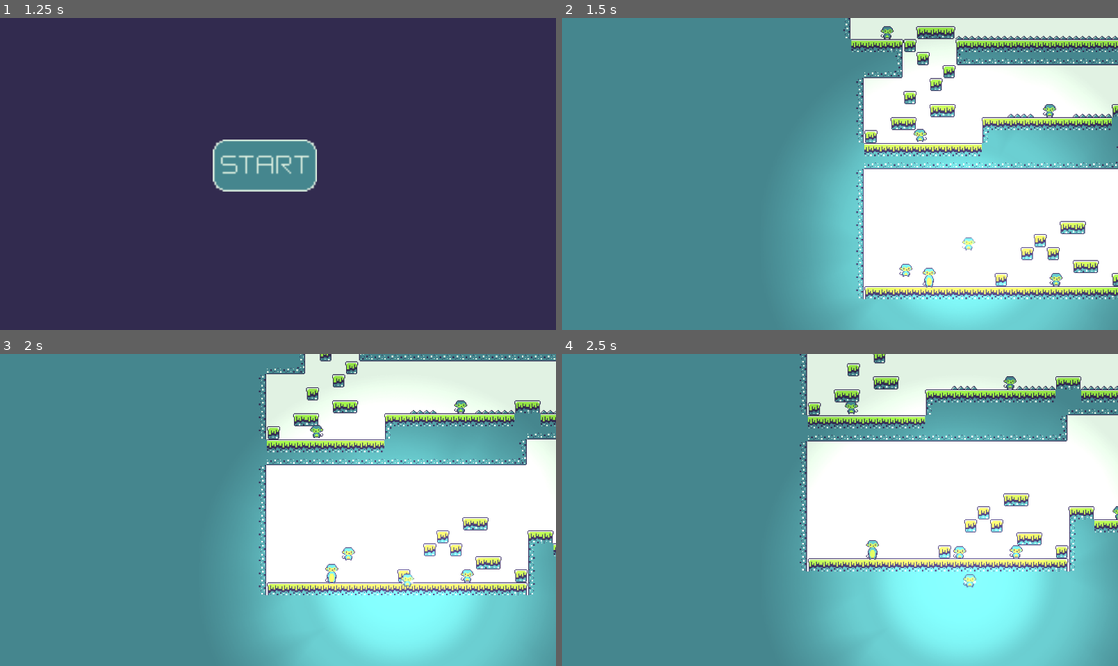
Above: before the commit, frames 1-4 (two rows, left to right).
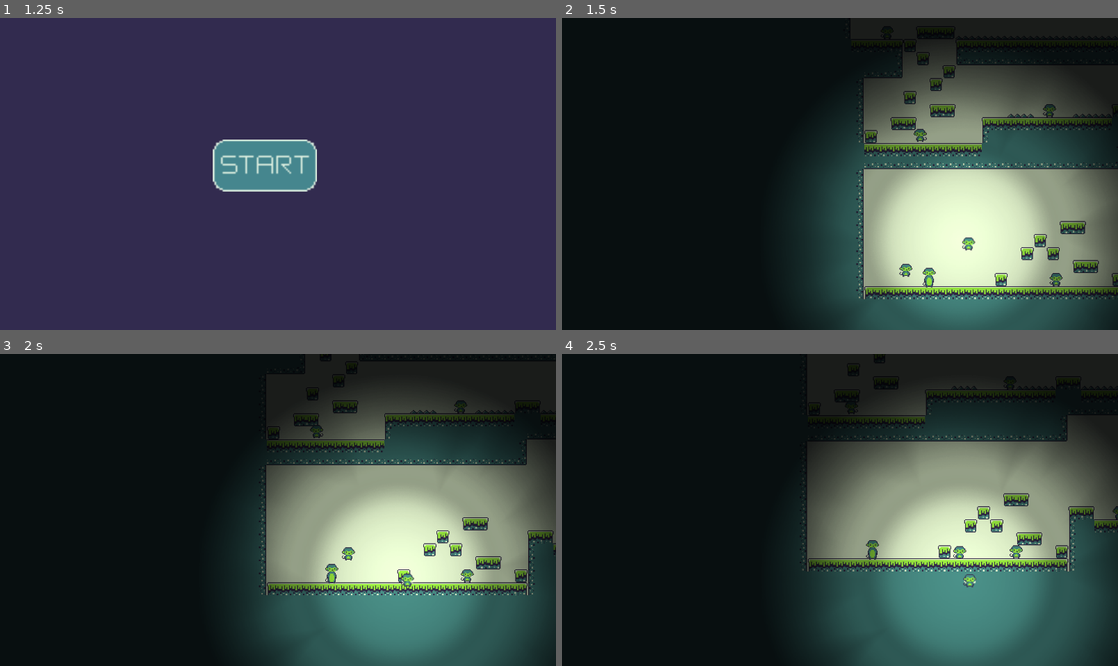
Above: after the commit, the same moments.

Repository: StrayEddy/Jimbos
Game: Godot game, scene res://Menu.tscn
Same seed, same stepped clock (60 frames per second), same inputs: the game is played once before the commit and once after it.
Inputs (mouse positions are in pixels of both pictures, inside the frame that each line leads up to):
- Up to frame 1 (1.25 s): click (266, 164) at 0.5 s
- Up to frame 2 (1.5 s): tap Enter (ui_accept) at 1.25 s; hold D (p1_ui_right) from 1.28 s (still down); tap W (p1_ui_a) at 1.35 s
- Up to frame 3 (2 s): keep holding D (p1_ui_right); tap Enter (ui_accept) at 1.52 s
- Up to frame 4 (2.5 s): keep holding D (p1_ui_right); tap S (p1_ui_b) at 2.1 s; tap Enter (ui_accept) at 2.27 s

Frame 1 is identical in both runs. In frame 2, 100% of the frame differs, in the area x 0-100%, y 0-100%; in frame 3, 100%; in frame 4, 100%.

Commit message:
Add unlockable platform that is activated by lever

Diff:
--- a/Level1.tscn
+++ b/Level1.tscn
@@ -1,16 +1,16 @@
-[gd_scene load_steps=6 format=2]
+[gd_scene load_steps=7 format=2]
 
 [ext_resource path="res://TileSet.tres" type="TileSet" id=1]
 [ext_resource path="res://MovingPlatform.tscn" type="PackedScene" id=2]
 [ext_resource path="res://Lever.tscn" type="PackedScene" id=3]
 [ext_resource path="res://Door.tscn" type="PackedScene" id=4]
 [ext_resource path="res://Enemy.tscn" type="PackedScene" id=5]
+[ext_resource path="res://UnlockablePlatform.tscn" type="PackedScene" id=6]
 
 [node name="Level1" type="Node2D"]
 position = Vector2( 1, 0 )
 
 [node name="CanvasModulate" type="CanvasModulate" parent="."]
-visible = false
 position = Vector2( -1, 1 )
 color = Color( 0.117647, 0.117647, 0.117647, 1 )
 
@@ -87,6 +87,12 @@
 
 [node name="Unlocked Platforms" type="Node2D" parent="."]
 
+[node name="UnlockablePlatform" parent="Unlocked Platforms" instance=ExtResource( 6 )]
+position = Vector2( 2159, 272 )
+
+[node name="UnlockablePlatform2" parent="Unlocked Platforms" instance=ExtResource( 6 )]
+position = Vector2( 1951, 272 )
+
 [node name="Lever" parent="." instance=ExtResource( 3 )]
 position = Vector2( 847, -400 )
 
--- a/Lever.gd
+++ b/Lever.gd
@@ -1,4 +1,6 @@
 extends Area2D
+
+signal activate
 
 var camera
 
@@ -12,5 +14,6 @@
 			activate()
 
 func activate():
+	emit_signal("activate")
 	$AnimatedSprite.play("activate")
 	camera.big_shake()
--- a/Lever.tscn
+++ b/Lever.tscn
@@ -3,38 +3,40 @@
 [ext_resource path="res://Lever.gd" type="Script" id=1]
 [ext_resource path="res://assets/Level/tileset.png" type="Texture" id=2]
 
-[sub_resource type="AtlasTexture" id=3]
+[sub_resource type="AtlasTexture" id=1]
 atlas = ExtResource( 2 )
 region = Rect2( 80, 144, 16, 16 )
 
-[sub_resource type="AtlasTexture" id=4]
+[sub_resource type="AtlasTexture" id=2]
 atlas = ExtResource( 2 )
 region = Rect2( 96, 144, 16, 16 )
 
-[sub_resource type="SpriteFrames" id=1]
+[sub_resource type="SpriteFrames" id=3]
 animations = [ {
-"frames": [ SubResource( 3 ) ],
+"frames": [ SubResource( 1 ) ],
 "loop": true,
 "name": "idle",
 "speed": 5.0
 }, {
-"frames": [ SubResource( 4 ) ],
+"frames": [ SubResource( 2 ) ],
 "loop": true,
 "name": "activate",
 "speed": 5.0
 } ]
 
-[sub_resource type="RectangleShape2D" id=2]
+[sub_resource type="RectangleShape2D" id=4]
 extents = Vector2( 3, 8 )
 
-[node name="Lever" type="Area2D"]
+[node name="Lever" type="Area2D" groups=[
+"Lever",
+]]
 scale = Vector2( 2, 2 )
 script = ExtResource( 1 )
 
 [node name="AnimatedSprite" type="AnimatedSprite" parent="."]
-frames = SubResource( 1 )
+frames = SubResource( 3 )
 animation = "idle"
 
 [node name="CollisionShape2D" type="CollisionShape2D" parent="."]
-shape = SubResource( 2 )
+shape = SubResource( 4 )
 [connection signal="body_entered" from="." to="." method="_on_Lever_body_entered"]
--- /dev/null
+++ b/UnlockablePlatform.gd
@@ -0,0 +1,14 @@
+extends StaticBody2D
+
+var lever
+
+# Called when the node enters the scene tree for the first time.
+func _ready():
+	lever = get_tree().get_nodes_in_group("Lever")[0]
+	lever.connect("activate", self, "unlock")
+	modulate = Color(1,1,1,0.3)
+
+func unlock():
+	modulate = Color(1,1,1,1)
+	collision_layer = 3
+	collision_mask = 3
--- /dev/null
+++ b/UnlockablePlatform.tscn
@@ -0,0 +1,62 @@
+[gd_scene load_steps=8 format=2]
+
+[ext_resource path="res://assets/Level/tileset.png" type="Texture" id=1]
+[ext_resource path="res://UnlockablePlatform.gd" type="Script" id=2]
+
+[sub_resource type="AtlasTexture" id=1]
+atlas = ExtResource( 1 )
+region = Rect2( 48, 0, 16, 16 )
+
+[sub_resource type="AtlasTexture" id=2]
+atlas = ExtResource( 1 )
+region = Rect2( 80, 0, 16, 16 )
+
+[sub_resource type="AtlasTexture" id=3]
+atlas = ExtResource( 1 )
+region = Rect2( 64, 0, 16, 16 )
+
+[sub_resource type="SpriteFrames" id=4]
+animations = [ {
+"frames": [ SubResource( 1 ) ],
+"loop": true,
+"name": "left",
+"speed": 5.0
+}, {
+"frames": [ SubResource( 2 ) ],
+"loop": true,
+"name": "right",
+"speed": 5.0
+}, {
+"frames": [ SubResource( 3 ) ],
+"loop": true,
+"name": "middle",
+"speed": 5.0
+} ]
+
+[sub_resource type="RectangleShape2D" id=5]
+extents = Vector2( 24, 8 )
+
+[node name="UnlockablePlatform" type="StaticBody2D"]
+modulate = Color( 1, 1, 1, 0.392157 )
+scale = Vector2( 2, 2 )
+collision_layer = 2147483648
+collision_mask = 0
+script = ExtResource( 2 )
+
+[node name="AnimatedSprite" type="AnimatedSprite" parent="."]
+position = Vector2( -16, 0 )
+frames = SubResource( 4 )
+animation = "left"
+
+[node name="AnimatedSprite2" type="AnimatedSprite" parent="."]
+frames = SubResource( 4 )
+animation = "middle"
+
+[node name="AnimatedSprite3" type="AnimatedSprite" parent="."]
+position = Vector2( 16, 0 )
+frames = SubResource( 4 )
+animation = "right"
+
+[node name="CollisionShape2D" type="CollisionShape2D" parent="."]
+shape = SubResource( 5 )
+one_way_collision = true
